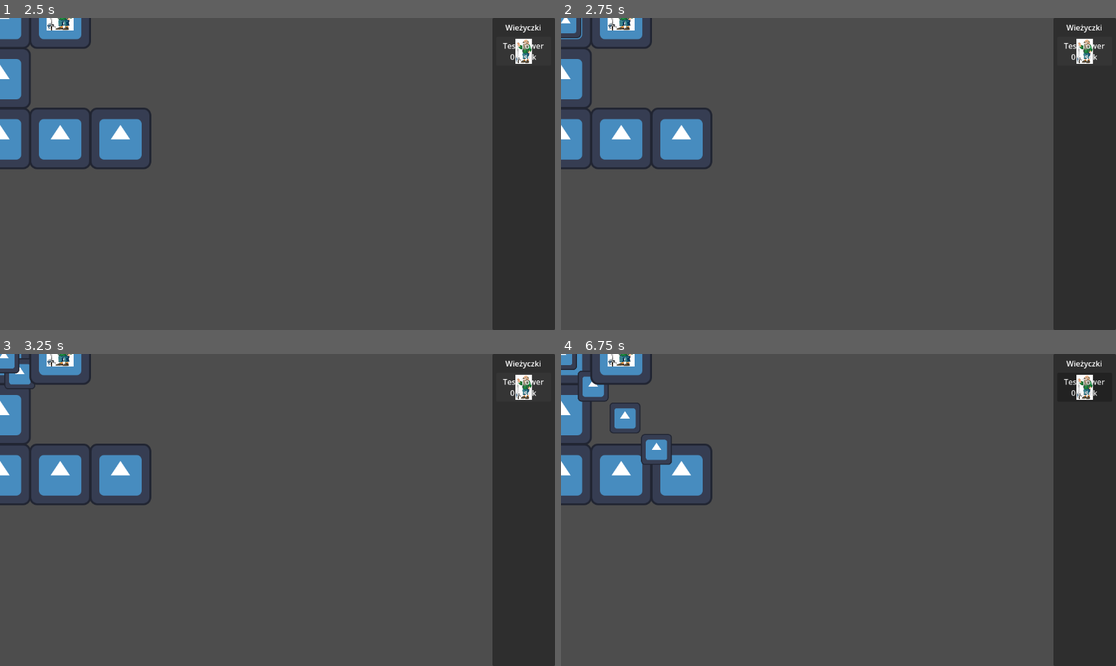
Above: before the commit, frames 1-4 (two rows, left to right).
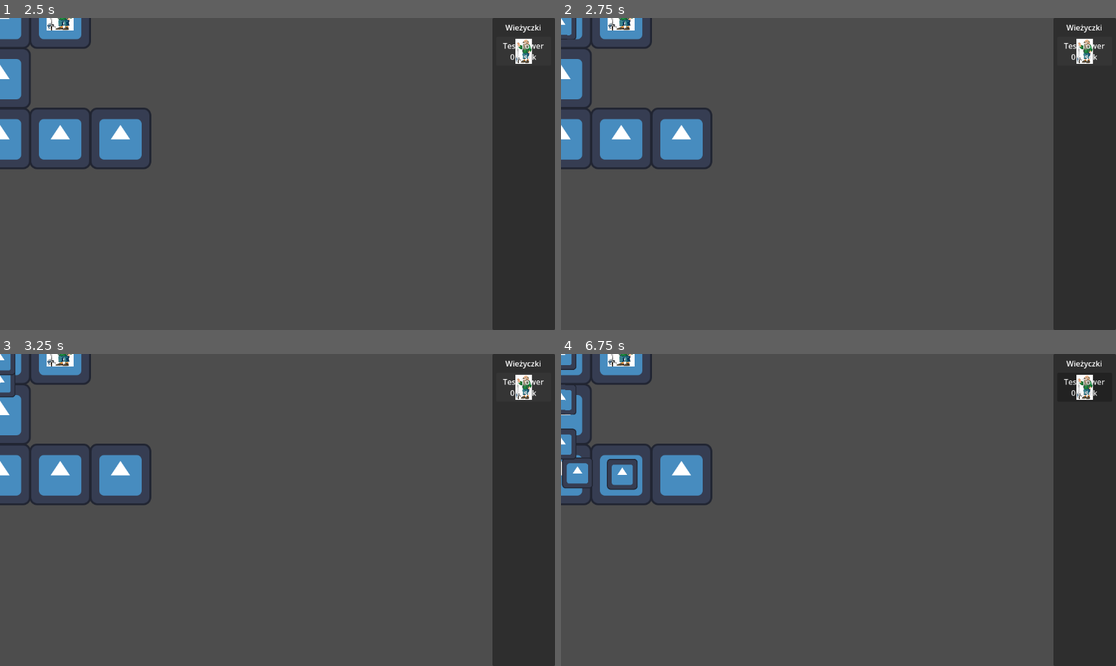
Above: after the commit, the same moments.

Repository: 1p22geo/dzem
Game: Godot game, scene res://scenes/ui/MainMenu.tscn
Same seed, same stepped clock (60 frames per second), same inputs: the game is played once before the commit and once after it. The engine's default icon, where the game draws it, is replaced by a stand-in: a white triangle on a blue panel in a dark square.
Inputs (mouse positions are in pixels of both pictures, inside the frame that each line leads up to):
- Up to frame 1 (2.5 s): click "Graj" at 0.5 s; click "Test Tower 0 łusek" at 1.25 s; click "Test Tower 0 łusek" at 2 s
- Up to frame 2 (2.75 s): no input
- Up to frame 3 (3.25 s): click "Test Tower 0 łusek" at 2.75 s
- Up to frame 4 (6.75 s): move the mouse to (960, 494) at 3.52 s; click (960, 494) at 3.67 s; move the mouse to (727, 525) at 4.27 s; click (727, 525) at 4.42 s; move the mouse to (894, 441) at 5.02 s; click (894, 441) at 5.17 s; move the mouse to (810, 572) at 5.77 s; click (810, 572) at 5.92 s; move the mouse to (1005, 556) at 6.52 s; click (1005, 556) at 6.67 s

Frame 1 is identical in both runs. In frame 2, 0.2% of the frame differs, in the area x 0-4%, y 0-7%; in frame 3, 0.5%; in frame 4, 2.0%, in the area x 0-21%, y 0-44%.

Commit message:
feat: Enemies walk

Diff:
--- a/scenes/maps/Level1.tscn
+++ b/scenes/maps/Level1.tscn
@@ -20,19 +20,23 @@
 position = Vector2(125, 0)
 tower = ExtResource("2_ry3nc")
 
-[node name="Spawner" parent="tiles" unique_id=1579113028 instance=ExtResource("3_nuvw0")]
+[node name="Spawner" parent="tiles" unique_id=1579113028 node_paths=PackedStringArray("next") instance=ExtResource("3_nuvw0")]
+next = NodePath("../Road")
 
 [node name="Base" parent="tiles" unique_id=674030061 instance=ExtResource("8_ydmy2")]
 position = Vector2(250, 250)
 
-[node name="Road" parent="tiles" unique_id=1564369831 instance=ExtResource("5_l2ejl")]
+[node name="Road" parent="tiles" unique_id=1564369831 node_paths=PackedStringArray("next") instance=ExtResource("5_l2ejl")]
 position = Vector2(0, 125)
+next = NodePath("../Road2")
 
-[node name="Road2" parent="tiles" unique_id=2083991129 instance=ExtResource("5_l2ejl")]
+[node name="Road2" parent="tiles" unique_id=2083991129 node_paths=PackedStringArray("next") instance=ExtResource("5_l2ejl")]
 position = Vector2(0, 250)
+next = NodePath("../Road3")
 
-[node name="Road3" parent="tiles" unique_id=1106805475 instance=ExtResource("5_l2ejl")]
+[node name="Road3" parent="tiles" unique_id=1106805475 node_paths=PackedStringArray("next") instance=ExtResource("5_l2ejl")]
 position = Vector2(125, 250)
+next = NodePath("../Base")
 
 [node name="EnemyController" type="Node" parent="." unique_id=1550518633 node_paths=PackedStringArray("spawner")]
 unique_name_in_owner = true
--- a/scripts/core/Enemy.gd
+++ b/scripts/core/Enemy.gd
@@ -6,6 +6,8 @@
 
 signal reached_base(enemy: Enemy)
 var hp:float;
+
+var current_tile:Road
 
 var target: Node2D
 
@@ -16,14 +18,11 @@
 		hp = type.health;
 
 
-	target = _find_base()
+func _process(delta: float) -> void:
+	target = current_tile.next
 	if target == null:
-		push_warning("Enemy: base target not found")
-
-
-
-func _process(delta: float) -> void:
-	if target == null:
+		reached_base.emit(self)
+		queue_free()
 		return
 
 	var speed := 0.0
@@ -33,24 +32,8 @@
 	global_position = global_position.move_toward(target.global_position, speed * delta)
 
 	if global_position.distance_to(target.global_position) <= 4.0:
-		reached_base.emit(self)
-		queue_free()
+		current_tile = target
+
 	if hp <= 0:
 		queue_free()
 		print("enemy killed")
-
-
-func _find_base() -> Node2D:
-	var base_group := get_tree().get_first_node_in_group("base")
-	if base_group is Node2D:
-		return base_group
-
-	var root := get_tree().current_scene
-	if root == null:
-		return null
-
-	var base_node := root.find_child("Base", true, false)
-	if base_node is Node2D:
-		return base_node
-
-	return null
--- a/scripts/core/Road.gd
+++ b/scripts/core/Road.gd
@@ -1,6 +1,8 @@
 extends Tile
 
 class_name Road
+
+@export var next:Road;
 
 # Called when the node enters the scene tree for the first time.
 func _ready() -> void:
--- a/scripts/core/Spawner.gd
+++ b/scripts/core/Spawner.gd
@@ -26,5 +26,6 @@
 		return null
 
 	child.type = enemy
+	child.current_tile = self
 	get_parent().get_parent().add_child(child)
 	return child
